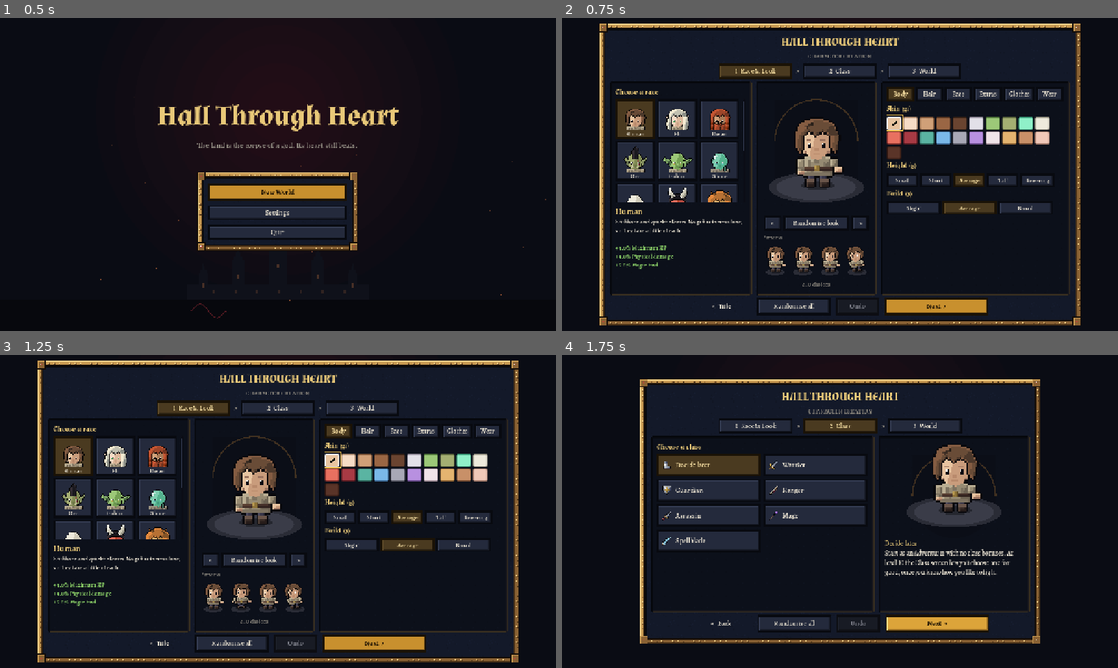
Above: before the commit, frames 1-4 (two rows, left to right).
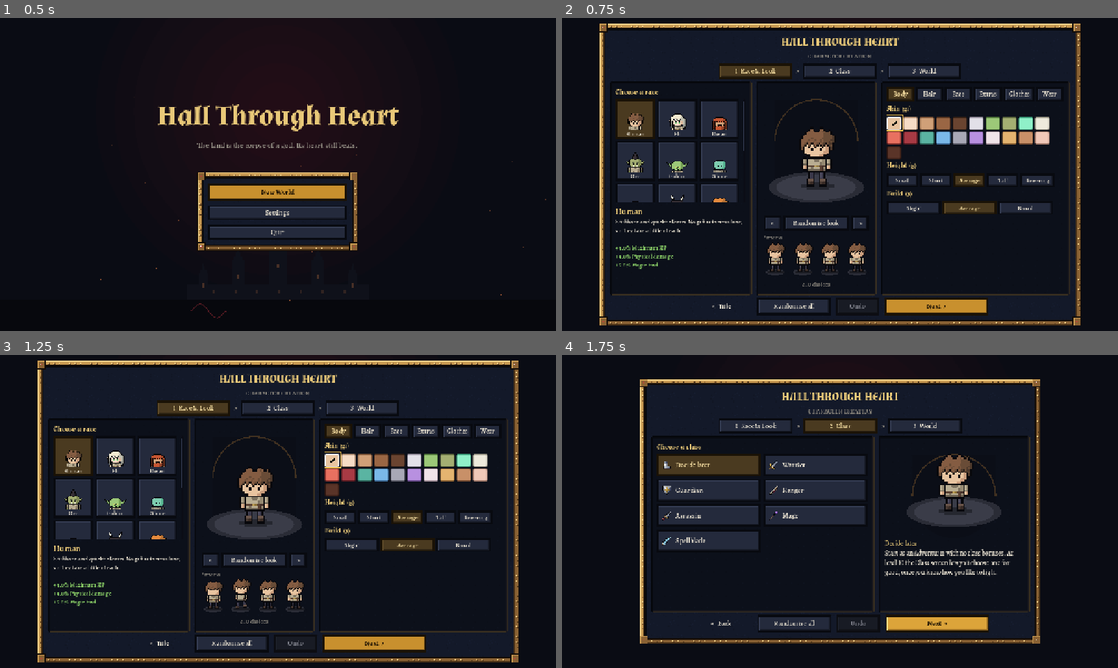
Above: after the commit, the same moments.

Repository: snamberi/Hall-Through-Heart
Game: Godot game, scene res://scenes/menu.tscn
Same seed, same stepped clock (60 frames per second), same inputs: the game is played once before the commit and once after it. Sound files missing from this copy of the repository are replaced by a short silence.
Inputs:
- Up to frame 1 (0.5 s): no input
- Up to frame 2 (0.75 s): click "New World" at 0.5 s
- Up to frame 3 (1.25 s): no input
- Up to frame 4 (1.75 s): click "Next >" at 1.25 s

Frame 1 is identical in both runs. In frame 2, 3.3% of the frame differs, in the area x 11-55%, y 29-82%; in frame 3, 3.3%; in frame 4, 1.2%.

Commit message:
Characters redrawn pixel by pixel in a chibi style
The player, villagers and everything worn over them are now hand-placed
pixel maps (tools/generate_people.py): a rounder chibi head with simple
eyes, a belted tunic, arms in drawn poses and legs built row by row, with
dark outlines and two or three tones per colour. Every frame is made by
moving those maps by whole pixels or turning the figure by exact quarter
turns, and held weapons turn only in 45-degree steps, so nothing is ever
rotated off the grid or stretched.

- All 21 hair styles, 8 beards, ears, horns, 10 hats, face accessories,
  marks, race features, scarves, capes, tails and wings redrawn to fit
- All armour looks (plate in three styles, leather, fur, crown, the
  Heartsworn set, shoulders, cloak, hood, shield) redrawn; leg armour is
  built with the legs, so it follows every step
- Heights and builds are real pixel differences (leg length, body width):
  one body sheet per height and build, layers shifted in whole pixels
  (BodyFit, BodyFrames), including in rolls and falls
- Character previews and the inventory doll use whole-number zoom only

Co-Authored-By: Claude Opus 5.5 <noreply@anthropic.com>
Claude-Session: https://claude.ai/code/session_018VKRMzBJrrQDcMAxNX13Ea

Diff:
--- a/scripts/player/appearance.gd
+++ b/scripts/player/appearance.gd
@@ -335,11 +335,10 @@
 	return result
 
 
-## How the body is stretched: x for build, y for height.
-static func body_scale(appearance: Dictionary) -> Vector2:
-	var worn := resolved(appearance)
-	var height: float = HEIGHTS[worn["height"]]["scale"]
-	return Vector2(height * float(BUILDS[worn["build"]]["scale"]), height)
+## Kept for old callers: height and build are drawn into the body's own
+## sheets now (see BodyFit), so nothing is stretched.
+static func body_scale(_appearance: Dictionary) -> Vector2:
+	return Vector2.ONE
 
 
 ## How solid the body is drawn (slimes are see-through).
--- /dev/null
+++ b/scripts/player/body_fit.gd
@@ -0,0 +1,102 @@
+class_name BodyFit
+extends RefCounted
+## Fits worn layers to a character's height and build in whole pixels.
+##
+## The body has its own sheet per height and build (see BodyFrames, written
+## by tools/generate_people.py). Layers are drawn for the average figure:
+## those on the head or body move up for taller legs, those held in a hand
+## also move out for a broader build, armour fitted to the torso has a sheet
+## per build and leg armour a sheet per height. Nothing is scaled, so every
+## pixel stays one pixel.
+
+## How each layer is worn, by layer name (look slots carry "look_").
+const KINDS := {
+	"look_tail": "torso", "look_wings": "torso", "look_cape": "fitted", "look_neck": "torso",
+	"cape": "fitted", "chest": "fitted", "shoulders": "fitted",
+	"legs": "legs", "boots": "feet",
+	"shield": "hand_l", "weapon": "hand_r",
+}
+
+static var _frames: Dictionary = {}
+
+
+static func height_of(appearance: Dictionary) -> int:
+	return int(Appearance.resolved(appearance)["height"])
+
+
+static func build_of(appearance: Dictionary) -> int:
+	return int(Appearance.resolved(appearance)["build"])
+
+
+## How a layer is worn: "head", "torso", "fitted", "legs", "feet",
+## "hand_l" or "hand_r".
+static func kind_of(layer: String) -> String:
+	return KINDS.get(layer, "head")
+
+
+## The body's frames for this height and build.
+static func body(appearance: Dictionary) -> SpriteFrames:
+	return frames("people/body_h%d_b%d" % [height_of(appearance), build_of(appearance)])
+
+
+## The sheet a layer uses for this figure: a build or height variant when
+## the piece has one.
+static func sheet_for(path: String, layer: String, appearance: Dictionary) -> String:
+	match kind_of(layer):
+		"legs":
+			var height := height_of(appearance)
+			if height != BodyFrames.AVERAGE_HEIGHT and _exists("%s_h%d" % [path, height]):
+				return "%s_h%d" % [path, height]
+		"fitted":
+			var build := build_of(appearance)
+			if build != BodyFrames.AVERAGE_BUILD and _exists("%s_b%d" % [path, build]):
+				return "%s_b%d" % [path, build]
+	return path
+
+
+## How far a layer moves for this figure, before any turn of the frame.
+static func shift_for(layer: String, appearance: Dictionary) -> Vector2i:
+	var lift := BodyFrames.lift(height_of(appearance))
+	var out := BodyFrames.arm_out(build_of(appearance))
+	match kind_of(layer):
+		"legs", "feet":
+			return Vector2i.ZERO
+		"hand_r":
+			return Vector2i(out, -lift)
+		"hand_l":
+			return Vector2i(-out, -lift)
+	return Vector2i(0, -lift)
+
+
+## A layer's offset in one frame: its shift, turned with a turned frame.
+static func offset(shift: Vector2i, animation: StringName, frame: int) -> Vector2:
+	if shift == Vector2i.ZERO:
+		return Vector2.ZERO
+	var turns: Array = BodyFrames.TURNS.get(String(animation), [])
+	var turn: int = turns[frame] if frame < turns.size() else 0
+	return Vector2(BodyFrames.turned(shift, turn))
+
+
+## Frames from a sheet under assets/sprites, built once.
+static func frames(path: String) -> SpriteFrames:
+	if not _frames.has(path):
+		_frames[path] = SheetAnimations.build(load("res://assets/sprites/%s.png" % path), PlayerAnimator.FRAME_SIZE, PlayerAnimator.ROWS)
+	return _frames[path]
+
+
+## Puts a layer sprite on: the right sheet and its whole-pixel shift.
+static func wear(sprite: AnimatedSprite2D, path: String, layer: String, appearance: Dictionary) -> void:
+	sprite.sprite_frames = frames(sheet_for(path, layer, appearance))
+	sprite.set_meta("fit_shift", shift_for(layer, appearance))
+	sprite.set_meta("fit_path", path)
+
+
+## Keeps a layer on its body's animation and frame, shifted to fit.
+static func follow(sprite: AnimatedSprite2D, body: AnimatedSprite2D) -> void:
+	sprite.animation = body.animation
+	sprite.frame = body.frame
+	sprite.offset = offset(sprite.get_meta("fit_shift", Vector2i.ZERO), body.animation, body.frame)
+
+
+static func _exists(path: String) -> bool:
+	return ResourceLoader.exists("res://assets/sprites/%s.png" % path)
--- /dev/null
+++ b/scripts/player/body_frames.gd
@@ -0,0 +1,33 @@
+class_name BodyFrames
+extends RefCounted
+## Written by tools/generate_people.py: do not edit by hand.
+##
+## The body has a sheet per height and build (people/body_h<h>_b<b>.png);
+## layers are drawn for the average one. A layer worn on the head or
+## body moves up by `lift(height)` pixels; one held in a hand also moves
+## out by `arm_out(build)`. Frames turned for rolls and falls turn that
+## shift with them (`turns`: quarter turns clockwise per frame).
+
+const AVERAGE_HEIGHT := 2
+const AVERAGE_BUILD := 1
+const HEIGHT_ROWS: Array[int] = [2, 3, 4, 5, 6]
+const ARM_OUT: Array[int] = [-1, 0, 1]
+const TURNS := {"idle": [0, 0, 0, 0], "walk": [0, 0, 0, 0, 0, 0, 0, 0], "run": [0, 0, 0, 0, 0, 0, 0, 0], "attack": [0, 0, 0, 0, 0, 0], "heavy": [0, 0, 0, 0, 0, 0, 0, 0], "dodge": [0, 1, 2, 3, 0, 0, 0], "hurt": [0, 0, 0], "death": [0, 0, 0, 0, 0, 3, 3, 3], "rebirth": [3, 3, 0, 0, 0, 0, 0, 0], "ride": [0, 0, 0, 0]}
+
+
+## Pixels a layer moves up for a height (taller legs lift everything).
+static func lift(height: int) -> int:
+	return HEIGHT_ROWS[clampi(height, 0, HEIGHT_ROWS.size() - 1)] - HEIGHT_ROWS[AVERAGE_HEIGHT]
+
+
+## Pixels a held thing moves outward for a build.
+static func arm_out(build: int) -> int:
+	return ARM_OUT[clampi(build, 0, ARM_OUT.size() - 1)]
+
+
+## A shift in the frame's own turn: (x, y) turned `turns` quarters clockwise.
+static func turned(shift: Vector2i, turns: int) -> Vector2i:
+	var out := shift
+	for i in posmod(turns, 4):
+		out = Vector2i(-out.y, out.x)
+	return out
--- a/scripts/player/player_animator.gd
+++ b/scripts/player/player_animator.gd
@@ -187,8 +187,7 @@
 	_choose_animation(delta)
 	for sprite: AnimatedSprite2D in _layers.values():
 		if sprite.visible:
-			sprite.animation = animation
-			sprite.frame = frame
+			BodyFit.follow(sprite, self)
 	if _aura_color.a > 0.0:
 		queue_redraw()
 	# Sink while swimming (deeper in deep water) and bob with each stroke;
@@ -356,6 +355,8 @@
 ## Features a helmet covers.
 const UNDER_HELMET: Array[String] = ["hair", "horns", "hat"]
 var _features: Dictionary = {}
+## The appearance the body and its layers are fitted to.
+var _appearance: Dictionary = Appearance.DEFAULT.duplicate()
 
 
 ## Dresses the body for the player's appearance: colours, size, and the
@@ -368,11 +369,24 @@
 	else:
 		material = Appearance.make_material(appearance)
 		_water_line = 9999.0
-	scale = Appearance.body_scale(appearance)
-	_rest_y = -23.0 * scale.y
+	# Height and build are drawn into the body's own sheet, pixel for pixel:
+	# nothing is stretched.
+	_appearance = appearance.duplicate()
+	var keep := animation
+	var at := frame
+	sprite_frames = BodyFit.body(appearance)
+	animation = keep
+	frame = at
+	scale = Vector2.ONE
+	_rest_y = -23.0
 	position.y = _rest_y
 	self_modulate.a = Appearance.alpha(appearance)
 	_features = Appearance.layers(appearance)
+	# Worn armour and the weapon move to fit the new height and build.
+	for layer: String in _layers:
+		var sprite: AnimatedSprite2D = _layers[layer]
+		if sprite.visible and sprite.has_meta("fit_path") and not layer.begins_with("look_"):
+			BodyFit.wear(sprite, sprite.get_meta("fit_path"), layer, _appearance)
 	_show_features()
 	_hood_color = Appearance.hood(appearance)
 	_update_hood()
@@ -390,12 +404,8 @@
 		if not _features.has(slot) or (helmeted and slot in UNDER_HELMET):
 			sprite.visible = false
 			continue
-		var path: String = "looks/" + _features[slot]["sheet"]
-		if not _frames_cache.has(path):
-			_frames_cache[path] = SheetAnimations.build(load("res://assets/sprites/%s.png" % path), FRAME_SIZE, ROWS)
-		sprite.sprite_frames = _frames_cache[path]
-		sprite.animation = animation
-		sprite.frame = frame
+		BodyFit.wear(sprite, "looks/" + _features[slot]["sheet"], "look_" + slot, _appearance)
+		BodyFit.follow(sprite, self)
 		sprite.visible = true
 		var look_material := sprite.material as ShaderMaterial
 		look_material.set_shader_parameter("tint", _features[slot]["tint"])
@@ -413,12 +423,8 @@
 	if _hood_color.a == 0.0 or _layers["helmet"].visible:
 		sprite.visible = false
 		return
-	var path := "layers/hood"
-	if not _frames_cache.has(path):
-		_frames_cache[path] = SheetAnimations.build(load("res://assets/sprites/layers/hood.png"), FRAME_SIZE, ROWS)
-	sprite.sprite_frames = _frames_cache[path]
-	sprite.animation = animation
-	sprite.frame = frame
+	BodyFit.wear(sprite, "layers/hood", "hood", _appearance)
+	BodyFit.follow(sprite, self)
 	sprite.visible = true
 	var hood_material := sprite.material as ShaderMaterial
 	hood_material.set_shader_parameter("tint", _hood_color)
@@ -520,12 +526,8 @@
 	if item == null or path == "" or path.ends_with("/"):
 		sprite.visible = false
 		return
-	if not _frames_cache.has(path):
-		var sheet: Texture2D = load("res://assets/sprites/%s.png" % path)
-		_frames_cache[path] = SheetAnimations.build(sheet, FRAME_SIZE, ROWS)
-	sprite.sprite_frames = _frames_cache[path]
-	sprite.animation = animation
-	sprite.frame = frame
+	BodyFit.wear(sprite, path, layer, _appearance)
+	BodyFit.follow(sprite, self)
 	sprite.visible = true
 	var material := sprite.material as ShaderMaterial
 	# Worn gear is drawn as part of the body: its own metal, a plain dark
--- a/scripts/ui/character_preview.gd
+++ b/scripts/ui/character_preview.gd
@@ -3,7 +3,8 @@
 ## A large, breathing copy of the player with their visible equipment, for
 ## the inventory screen. It mirrors the player's own sprite layers.
 
-const SCALE := 3.6
+## Whole-number zoom, so the art keeps square pixels.
+const SCALE := 4.0
 const IDLE_FPS := 6.0
 
 var _player: Player
@@ -69,8 +70,9 @@
 		if sprite.visible:
 			sprite.texture = sources[index].sprite_frames.get_frame_texture("idle", frame)
 			sprite.material = sources[index].material
-			# The figure keeps its own height and build.
-			sprite.scale = body.scale * SCALE * Vector2(facing, 1.0)
+			sprite.scale = Vector2(SCALE * facing, SCALE)
 			sprite.self_modulate.a = body.self_modulate.a if sources[index] == body else 1.0
-			# Frames are 96px with the feet 23px below the middle.
-			sprite.position = feet - Vector2(0, 23.0 * SCALE * body.scale.y)
+			# Frames are 96px with the feet 23px below the middle; a layer
+			# keeps its own whole-pixel fit to the body (see BodyFit).
+			var fit: Vector2 = Vector2.ZERO if sources[index] == body else BodyFit.offset(sources[index].get_meta("fit_shift", Vector2i.ZERO), &"idle", frame)
+			sprite.position = feet - Vector2(0, 23.0 * SCALE) + Vector2(fit.x * facing, fit.y) * SCALE
--- a/scripts/ui/look_preview.gd
+++ b/scripts/ui/look_preview.gd
@@ -60,14 +60,18 @@
 	if _body == null:
 		return
 	_body.material = Appearance.make_material(_appearance)
-	_body.scale = Appearance.body_scale(_appearance)
+	# Height and build are the body's own sheet: nothing is stretched.
+	var keep := _body.animation
+	_body.sprite_frames = BodyFit.body(_appearance)
+	if _body.sprite_frames.has_animation(keep):
+		_body.play(keep)
 	_body.self_modulate.a = Appearance.alpha(_appearance)
 	var features := Appearance.layers(_appearance)
 	for slot: String in _layers:
 		var sprite: AnimatedSprite2D = _layers[slot]
 		sprite.visible = features.has(slot)
 		if sprite.visible:
-			sprite.sprite_frames = _sheet("looks/" + features[slot]["sheet"])
+			BodyFit.wear(sprite, "looks/" + features[slot]["sheet"], "look_" + slot, _appearance)
 			(sprite.material as ShaderMaterial).set_shader_parameter("tint", features[slot]["tint"])
 	_place()
 
@@ -95,10 +99,12 @@
 func _place() -> void:
 	if _holder == null:
 		return
-	_holder.scale = Vector2(zoom * _facing, zoom)
+	# Whole-number zoom only, so every pixel of the art is the same size.
+	var whole := maxf(roundf(zoom), 1.0)
+	_holder.scale = Vector2(whole * _facing, whole)
 	# Feet on the plinth: frames are 96px with the feet 23px below the middle.
-	_holder.position = Vector2(size.x / 2.0, size.y - (64.0 if framed else 14.0))
-	_body.position = Vector2(0, -23.0 * _body.scale.y)
+	_holder.position = Vector2(roundf(size.x / 2.0), roundf(size.y - (64.0 if framed else 14.0)))
+	_body.position = Vector2(0, -23.0)
 
 
 func _process(_delta: float) -> void:
@@ -106,8 +112,7 @@
 		return
 	for sprite: AnimatedSprite2D in _layers.values():
 		if sprite.visible:
-			sprite.animation = _body.animation
-			sprite.frame = _body.frame
+			BodyFit.follow(sprite, _body)
 	queue_redraw()
 
 
--- a/scripts/ui/look_thumbs.gd
+++ b/scripts/ui/look_thumbs.gd
@@ -37,15 +37,29 @@
 	var front: Array = []
 	for entry: Array in Appearance.LAYER_ORDER:
 		if layers.has(entry[0]):
-			(behind if entry[1] else front).append(layers[entry[0]])
+			var layer: Dictionary = layers[entry[0]].duplicate()
+			layer["slot"] = "look_" + entry[0]
+			(behind if entry[1] else front).append(layer)
 	for layer: Dictionary in behind:
-		_lay(canvas, _frame("looks/" + layer["sheet"]).get_region(cut), layer["tint"])
-	_lay(canvas, _recolour(_frame("player_sheet").get_region(cut), worn), Color.WHITE)
+		_lay(canvas, _layer_region(layer, worn, cut), layer["tint"])
+	var body_sheet := "people/body_h%d_b%d" % [BodyFit.height_of(worn), BodyFit.build_of(worn)]
+	_lay(canvas, _recolour(_frame(body_sheet).get_region(cut), worn), Color.WHITE)
 	for layer: Dictionary in front:
-		_lay(canvas, _frame("looks/" + layer["sheet"]).get_region(cut), layer["tint"])
+		_lay(canvas, _layer_region(layer, worn, cut), layer["tint"])
 	var result := ImageTexture.create_from_image(canvas)
 	_cache[key] = result
 	return result
+
+
+## A look layer cut to match the body: its sheet for this figure, read from
+## where its whole-pixel shift puts it.
+static func _layer_region(layer: Dictionary, worn: Dictionary, cut: Rect2i) -> Image:
+	var path := BodyFit.sheet_for("looks/" + layer["sheet"], layer["slot"], worn)
+	var shift := BodyFit.shift_for(layer["slot"], worn)
+	var image := _frame(path)
+	var out := Image.create(cut.size.x, cut.size.y, false, Image.FORMAT_RGBA8)
+	out.blit_rect(image, Rect2i(cut.position - shift, cut.size), Vector2i.ZERO)
+	return out
 
 
 ## The body's own colours swapped for the look's (as the body shader does).
--- a/scripts/world/person_figure.gd
+++ b/scripts/world/person_figure.gd
@@ -36,7 +36,7 @@
 		_body.add_child(sprite)
 		_layers[entry[0]] = sprite
 	_held = Sprite2D.new()
-	_held.scale = Vector2(0.55, 0.55)
+	_held.scale = Vector2(0.5, 0.5)
 	_held.visible = false
 	add_child(_held)
 	_body.animation_changed.connect(_sync)
@@ -46,15 +46,21 @@
 ## Dresses the figure from an appearance (see Appearance).
 func dress(appearance: Dictionary, size: float = 1.0) -> void:
 	_body.material = Appearance.make_material(appearance)
-	_body.scale = Appearance.body_scale(appearance) * size
+	# Children and grown-ups differ by drawn height, not by stretching: a
+	# smaller `size` picks a shorter body.
+	var fitted := appearance.duplicate()
+	if size < 0.95:
+		fitted["height"] = 0
+	_body.sprite_frames = BodyFit.body(fitted)
+	_body.scale = Vector2.ONE
 	_body.self_modulate.a = Appearance.alpha(appearance)
-	_body.position = Vector2(0, -23.0 * _body.scale.y)
-	var features := Appearance.layers(appearance)
+	_body.position = Vector2(0, -23.0)
+	var features := Appearance.layers(fitted)
 	for slot: String in _layers:
 		var sprite: AnimatedSprite2D = _layers[slot]
 		sprite.visible = features.has(slot)
 		if sprite.visible:
-			sprite.sprite_frames = _sheet("looks/" + features[slot]["sheet"])
+			BodyFit.wear(sprite, "looks/" + features[slot]["sheet"], "look_" + slot, fitted)
 			(sprite.material as ShaderMaterial).set_shader_parameter("tint", features[slot]["tint"])
 	_body.play("idle")
 	_sync()
@@ -91,12 +97,11 @@
 
 
 func _place_held() -> void:
-	_held.position = Vector2(7.0 * _facing * _body.scale.x, -14.0 * _body.scale.y)
+	_held.position = Vector2(roundf(7.0 * _facing), -14.0)
 	_held.flip_h = _facing < 0.0
 
 
 func _sync() -> void:
 	for sprite: AnimatedSprite2D in _layers.values():
 		if sprite.visible:
-			sprite.animation = _body.animation
-			sprite.frame = _body.frame
+			BodyFit.follow(sprite, _body)
Binary file changed: assets/sprites/layers/boots_heart.png
Binary file changed: assets/sprites/layers/boots_leather.png
Binary file changed: assets/sprites/layers/boots_plate.png
Binary file changed: assets/sprites/layers/cape.png
Binary file added: assets/sprites/layers/cape_b0.png
Not shown, added: assets/sprites/layers/cape_b0.png.import
Binary file added: assets/sprites/layers/cape_b2.png
Not shown, added: assets/sprites/layers/cape_b2.png.import
Binary file changed: assets/sprites/layers/chest.png
Binary file added: assets/sprites/layers/chest_b0.png
Not shown, added: assets/sprites/layers/chest_b0.png.import
Binary file added: assets/sprites/layers/chest_b2.png
(and 250 more such lines)
